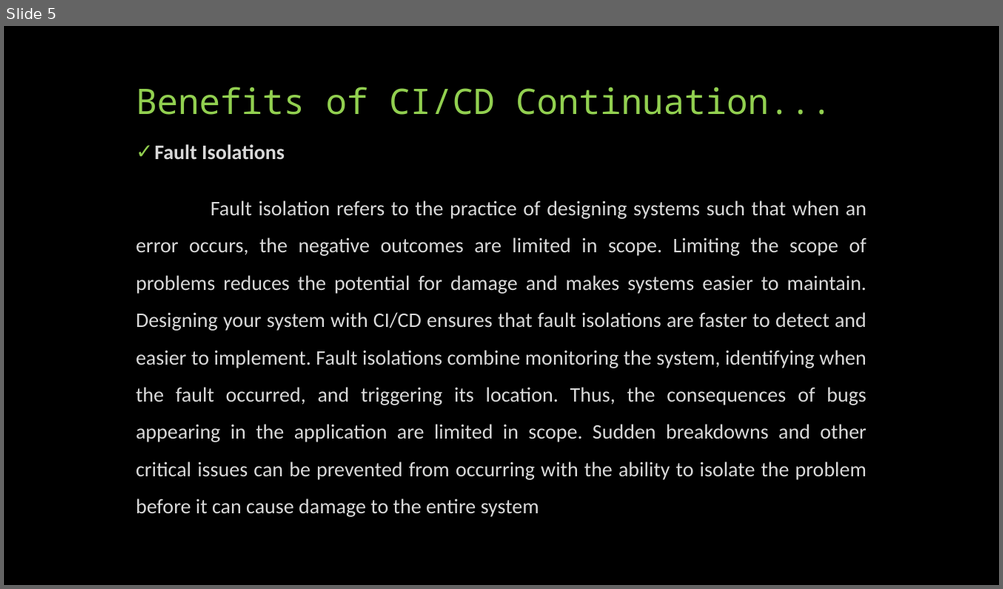
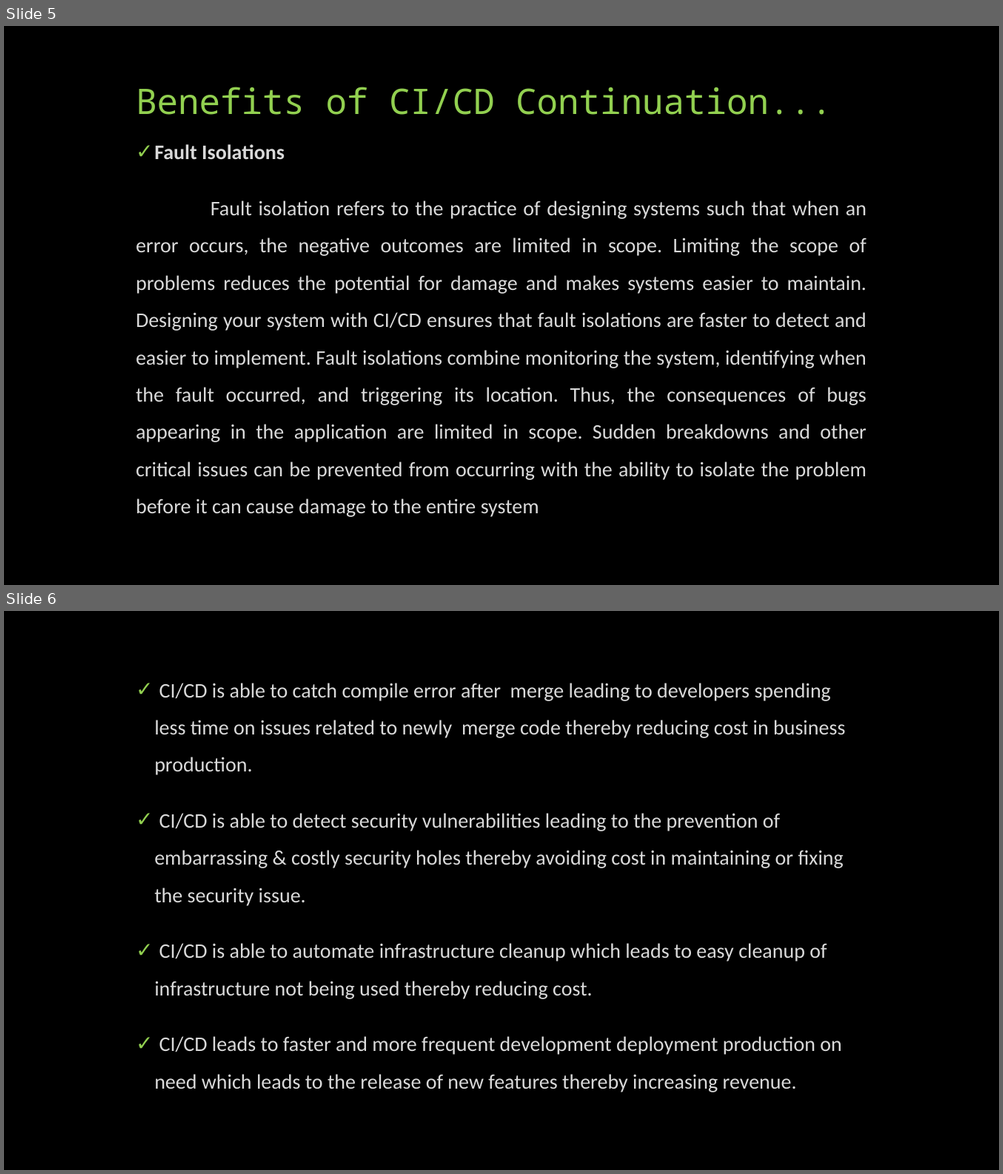
Before and after one commit to Arnoldrx/cdond-c3-project, a slide deck: presentation.pdf.pptx. Shown one above the other, each under a label of ours: slide 5 before the commit, slides 5 and 6 after it. The pictures are 1003x589 and 1003x1174 pixels, drawn with LibreOffice and Linux fonts; fonts in the diff are those of the drawing. Boxes give left, top, right and bottom in pixels: in the first picture for what was removed or moved away, otherwise in the second. Text is boxed around its words. In the diff, an @@ line names an element or a change of style, - is before the commit and + after.

Commit message:
fixes

```diff
--- a/presentation.pdf.pptx
+++ b/presentation.pdf.pptx
@@ slide 6 added at (4, 611, 999, 1170), background #000000 @@
@@ text added at (154, 683, 845, 1093), 20 pt, text #D9D9D9 @@
+✓ CI/CD is able to catch compile error after merge leading to developers spending less time on issues related to newly merge code thereby reducing cost in business production.
+✓ CI/CD is able to detect security vulnerabilities leading to the prevention of embarrassing & costly security holes thereby avoiding cost in maintaining or fixing the security issue.
+✓ CI/CD is able to automate infrastructure cleanup which leads to easy cleanup of infrastructure not being used thereby reducing cost.
+✓ CI/CD leads to faster and more frequent development deployment production on need which leads to the release of new features thereby increasing revenue.
```
Also in this commit, not shown: 1 other slide added.
